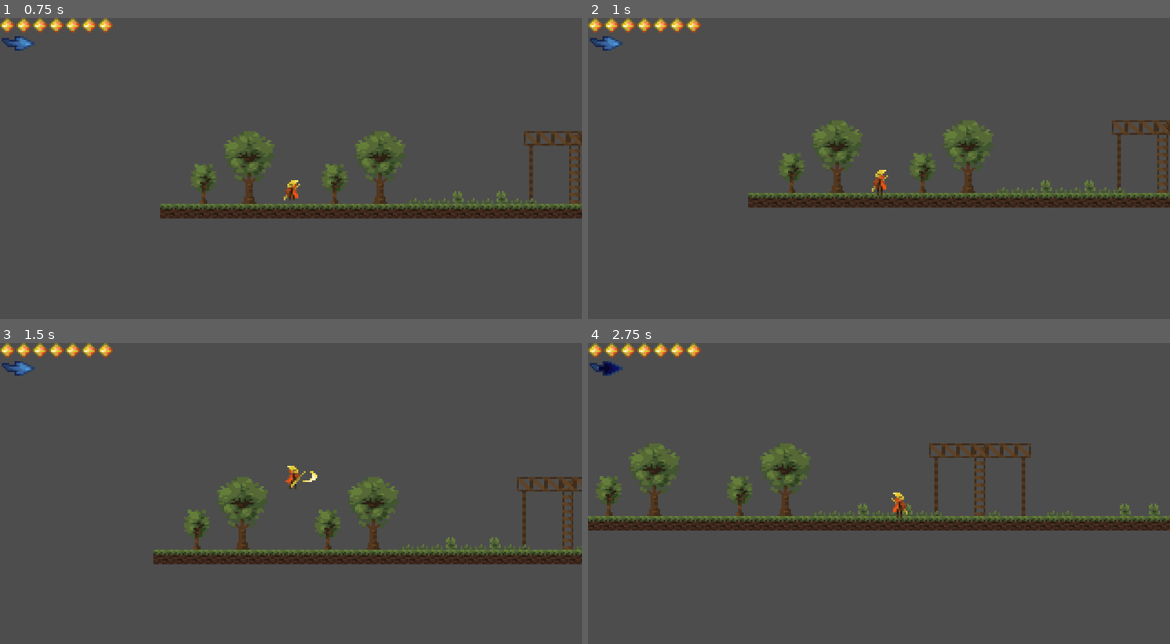
Above: before the commit, frames 1-4 (two rows, left to right).
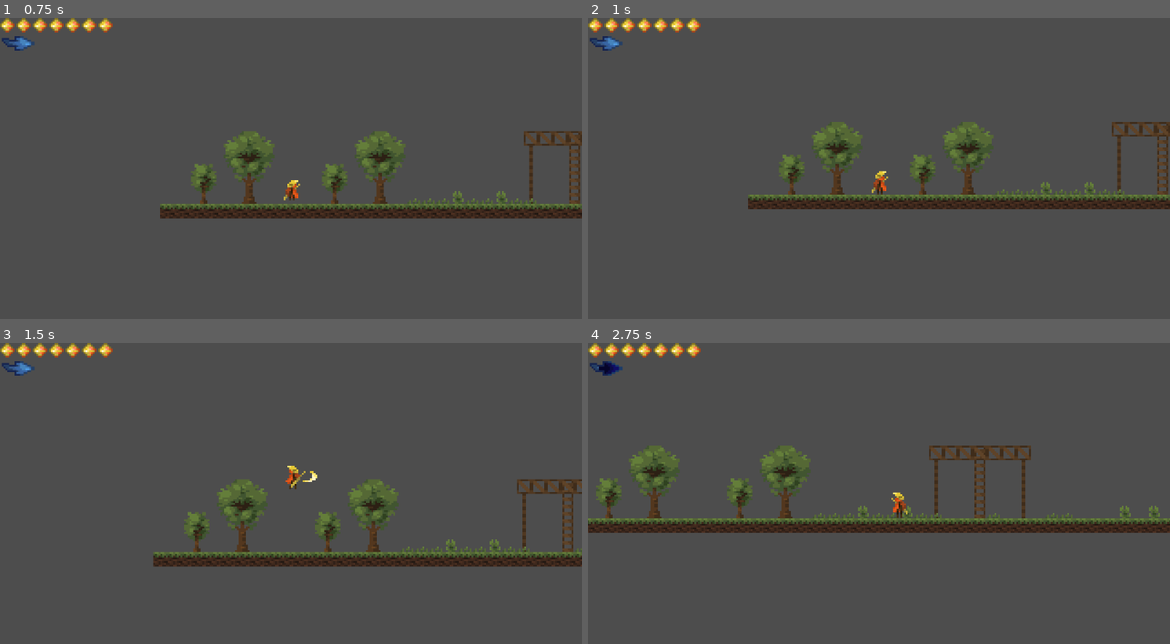
Above: after the commit, the same moments.

Repository: akent24/melonjam
Game: Godot game, scene res://scenes/control.tscn
The game is run twice, just before and just after one commit, with the same random seed, the same clock (stepped at 60 frames per second) and the same inputs.
Inputs (mouse positions are in pixels of both pictures, inside the frame that each line leads up to):
- Up to frame 1 (0.75 s): click (291, 150) at 0.5 s
- Up to frame 2 (1 s): no input
- Up to frame 3 (1.5 s): tap Enter (ui_accept) at 1.25 s; move the mouse to (419, 490) at 1.27 s; hold D (move_right) from 1.28 s (still down); click (419, 490) at 1.35 s
- Up to frame 4 (2.75 s): keep holding D (move_right); tap Enter (ui_accept) at 1.52, 2.27 s; move the mouse to (762, 523) at 2.02 s; tap Shift (dash) at 2.1 s

Frame 1 is identical in both runs. In frame 2, 2.9% of the frame differs, in the area x 27-100%, y 34-64%; in frame 3, 3.6%; in frame 4, 4.7%, in the area x 0-100%, y 33-64%.

Commit message:
Little tweaking

Diff:
--- a/scenes/level.tscn
+++ b/scenes/level.tscn
@@ -144,6 +144,7 @@
 
 [node name="Walls layer" type="TileMapLayer" parent="." unique_id=137994647]
 tile_map_data = PackedByteArray("AAAwAA4AAAAAAAAAAAAwAA8AAAAAAAAAAAAwABAAAAAAAAAAAAAwABEAAAAAAAAAAAAwABIAAAAAAAAAAAAeAA4AAAAAAAAAAAAeAA8AAAAAAAAAAAAeABAAAAAAAAAAAAAeABEAAAAAAAAAAAAeABIAAAAAAAAAAAA=")
+enabled = false
 tile_set = SubResource("TileSet_fxol8")
 
 [node name="DecorLayer" type="TileMapLayer" parent="." unique_id=1444436285]
--- a/scenes/main_hero.tscn
+++ b/scenes/main_hero.tscn
@@ -48,7 +48,7 @@
 size = Vector2(25.160599, 18.08081)
 
 [sub_resource type="RectangleShape2D" id="RectangleShape2D_g4v7s"]
-size = Vector2(5.325, 13.5)
+size = Vector2(5.325, 14.75)
 
 [sub_resource type="AtlasTexture" id="AtlasTexture_48krb"]
 atlas = ExtResource("2_lrk6v")
@@ -241,6 +241,7 @@
 disabled = true
 
 [node name="CollisionShape2D" type="CollisionShape2D" parent="." unique_id=1283509031]
+position = Vector2(0, 0.625)
 shape = SubResource("RectangleShape2D_g4v7s")
 
 [node name="AnimatedSprite2D" type="AnimatedSprite2D" parent="." unique_id=881094301]
--- a/scenes/zombie.tscn
+++ b/scenes/zombie.tscn
@@ -146,7 +146,7 @@
 }]
 
 [sub_resource type="RectangleShape2D" id="RectangleShape2D_yf5fn"]
-size = Vector2(8.5, 8)
+size = Vector2(7.441489, 8)
 
 [sub_resource type="AtlasTexture" id="AtlasTexture_r6vye"]
 atlas = ExtResource("5_aetfh")
@@ -202,6 +202,7 @@
 position = Vector2(-8, 0)
 
 [node name="CollisionShape2D" type="CollisionShape2D" parent="Area2D" unique_id=778893527]
+position = Vector2(0.49749994, 0)
 scale = Vector2(0.94, 1)
 shape = SubResource("RectangleShape2D_yf5fn")
 disabled = true
@@ -217,7 +218,7 @@
 target_position = Vector2(0, 20)
 
 [node name="RayCast2D2" type="RayCast2D" parent="." unique_id=1602421935]
-target_position = Vector2(-18, 0)
+target_position = Vector2(-16, 0)
 collision_mask = 2
 
 [connection signal="animation_finished" from="AnimatedSprite2D" to="." method="_on_animated_sprite_2d_animation_finished"]
